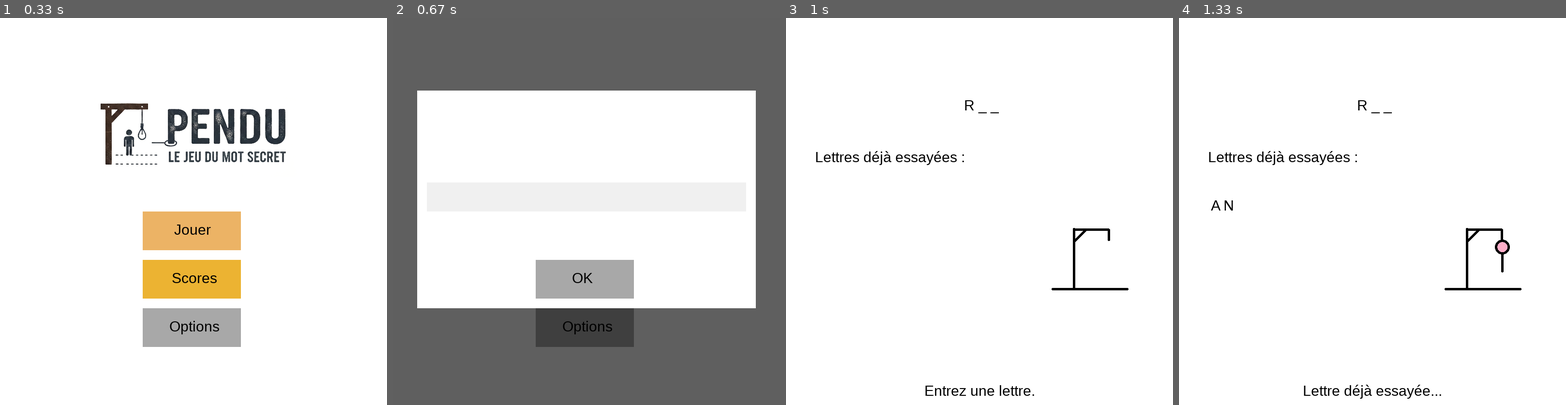
Above: before the commit, frames 1-4 (left to right).
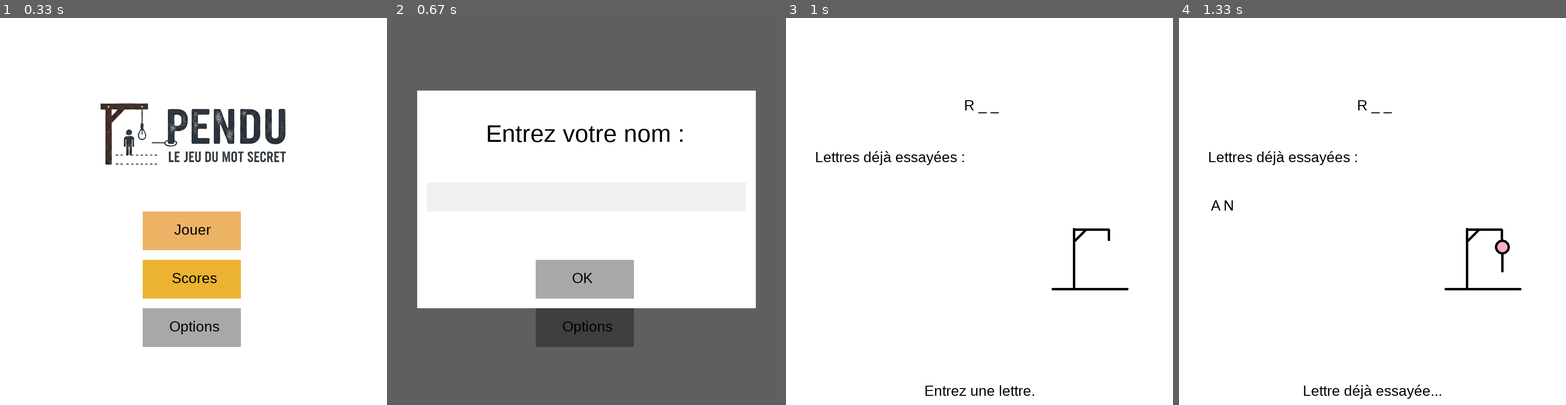
Above: after the commit, the same moments.

Repository: nicolas-riera/pendu
Game: pygame game, started from main.py
Two runs of this game, one before a commit and one after it. Both use one fixed random seed, a clock stepped at 60 frames per second and the inputs below.
Inputs (mouse positions are in pixels of both pictures, inside the frame that each line leads up to):
- Up to frame 1 (0.33 s): no input
- Up to frame 2 (0.67 s): click (586, 211) at 0.38 s
- Up to frame 3 (1 s): click (1018, 296) at 0.72 s
- Up to frame 4 (1.33 s): type "ann" at 1 s

Frame 1 is identical in both runs. In frame 2, 0.7% of the frame differs, in the area x 24-75%, y 27-33%; in frame 3, nothing differs; in frame 4, nothing differs.

Commit message:
add: added title to the user input username popup

Diff:
--- a/src/popup.py
+++ b/src/popup.py
@@ -125,6 +125,10 @@
 
     pygame.draw.rect(screen, (255, 255, 255), (50, 150, 700, 450))
 
+    pygame.draw.rect(screen, (255, 255, 255), (100, 250, 600, 300))
+    text_display = my_fonts[1].render("Entrez votre nom :", True, (0, 0, 0))
+    screen.blit(text_display, (192, 210))
+
     pygame.draw.rect(screen, (240, 240, 240), (70, 340, 660, 60))
     usr_word_display = my_fonts[0].render(usr_word, True, (0, 0, 0))
     screen.blit(usr_word_display, (75, 350))
